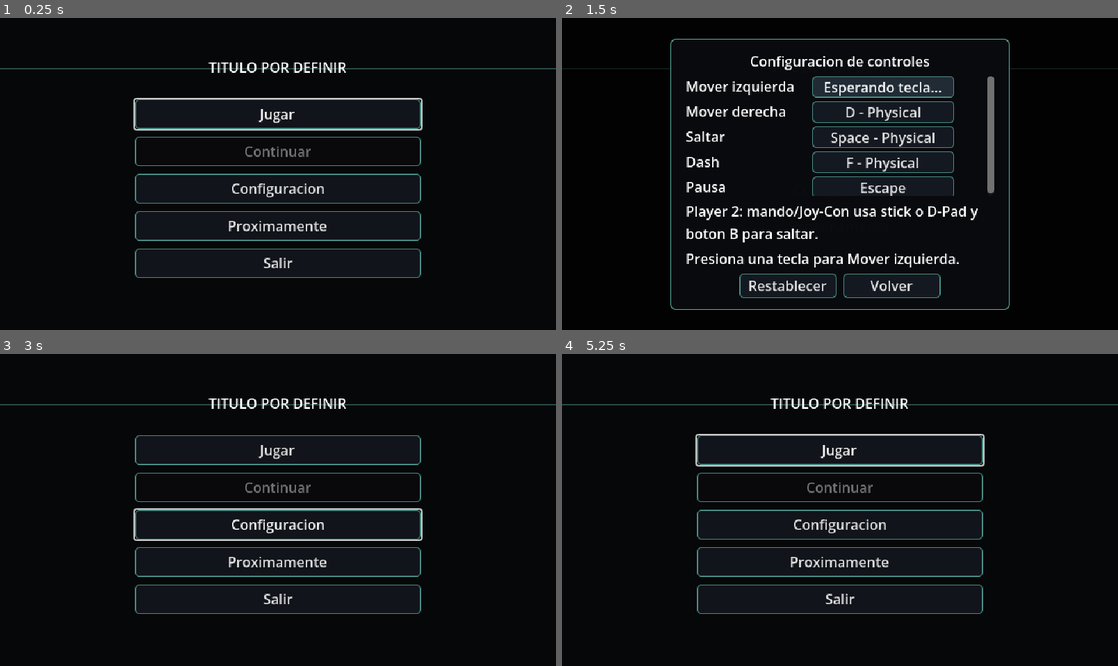
Above: before the commit, frames 1-4 (two rows, left to right).
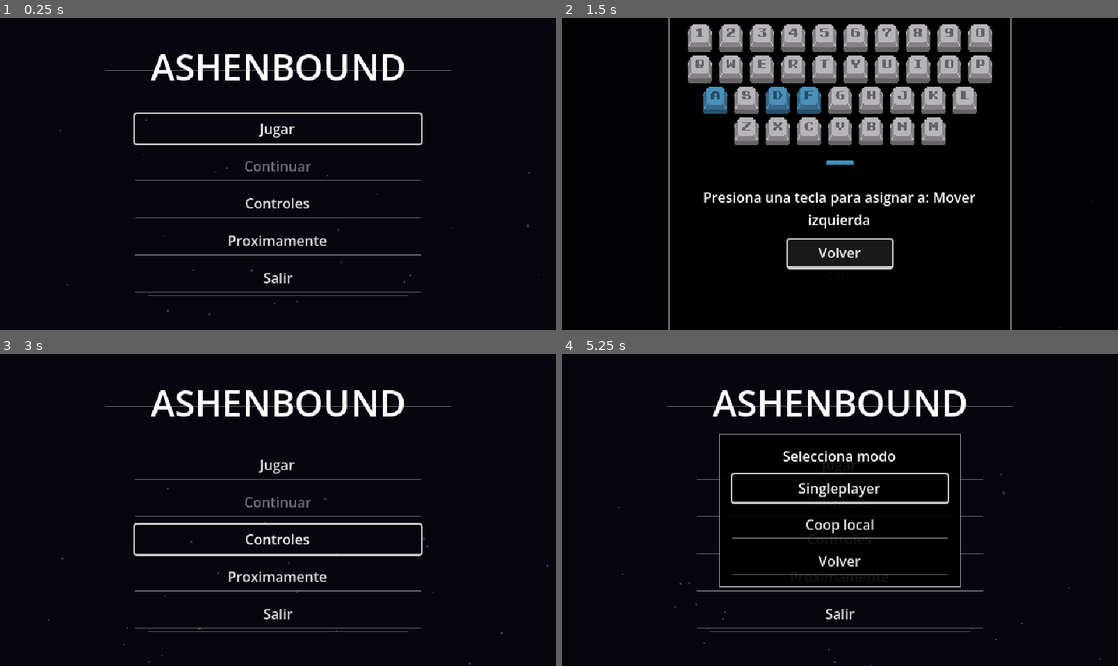
Above: after the commit, the same moments.

Repository: Kavmuri/version-1-metroidvania
Game: Godot game, scene res://UI/scenes/main_menu.tscn
Two runs of this game, one before a commit and one after it. Both use one fixed random seed, a clock stepped at 60 frames per second and the inputs below. Sound files missing from this copy of the repository are replaced by a short silence.
Inputs (mouse positions are in pixels of both pictures, inside the frame that each line leads up to):
- Up to frame 1 (0.25 s): no input
- Up to frame 2 (1.5 s): click "Configuracion" (after the commit: "Controles") at 0.5 s; click (884, 86) at 1.25 s, where only the run before the commit has a clickable "A - Physical"
- Up to frame 3 (3 s): click (322, 422) at 2 s, where only the run before the commit has a clickable "Esperando tecla..."; click "Volver" at 2.75 s
- Up to frame 4 (5.25 s): click "Jugar" at 3.5 s; click "Jugar" at 4.25 s; click "Proximamente" at 5 s

The runs differ from the first frame. In frame 1, 7.5% of the frame differs, in the area x 0-100%, y 11-99%; in frame 2, 26%, in the area x 19-81%, y 0-100%; in frame 3, 7.6%; in frame 4, 18%.

Commit message:
Redesign UI to Ashenbound style, add visual keyboard controls, and area transition
- Updated Main Menu with black background, glow, purple particles, and "Ashenbound" title.
- Replaced configuration menu with a functional visual QWERTY keyboard using provided assets.
- Set 'DungeonFont.ttf' as the global font via a new Main Theme.
- Added 'fade_to_black' transition trigger to the end of Area_1_2.

Co-authored-by: Kavmuri <151587029+Kavmuri@users.noreply.github.com>

Diff:
--- /dev/null
+++ b/Tileset/area1/area_1_2.gd
@@ -0,0 +1,14 @@
+extends Node2D
+
+@onready var transition_rect = $TransitionLayer/ColorRect
+@onready var animation_player = $TransitionLayer/AnimationPlayer
+@onready var player = $Player1
+
+func _ready():
+	transition_rect.color.a = 0
+	$TransitionTrigger.body_entered.connect(_on_transition_trigger_entered)
+
+func _on_transition_trigger_entered(body):
+	# Using 'Player' class name if it exists, otherwise checking for group or script
+	if body.name.begins_with("Player"):
+		animation_player.play("fade_to_black")
--- /dev/null
+++ b/UI/main_theme.tres
@@ -0,0 +1,9 @@
+[gd_resource type="Theme" load_steps=2 format=3 uid="uid://d1g58v8v8v8v8"]
+
+[ext_resource type="FontFile" uid="uid://c6e435u5sdah0" path="res://UI/DungeonFont.ttf" id="1_font"]
+
+[resource]
+default_font = ExtResource("1_font")
+default_font_size = 18
+Label/colors/font_color = Color(0.9, 0.9, 0.9, 1)
+Button/font_sizes/font_size = 18
--- a/UI/scenes/controls_menu.tscn
+++ b/UI/scenes/controls_menu.tscn
@@ -11,136 +11,52 @@
 anchor_bottom = 1.0
 grow_horizontal = 2
 grow_vertical = 2
-color = Color(0, 0, 0, 0.68)
+color = Color(0, 0, 0, 0.75)
 
 [node name="Panel" type="PanelContainer" parent="."]
-custom_minimum_size = Vector2(392, 286)
 anchors_preset = 8
 anchor_left = 0.5
 anchor_top = 0.5
 anchor_right = 0.5
 anchor_bottom = 0.5
-offset_left = -196.0
-offset_top = -143.0
-offset_right = 196.0
-offset_bottom = 143.0
+offset_left = -250.0
+offset_top = -150.0
+offset_right = 250.0
+offset_bottom = 150.0
 grow_horizontal = 2
 grow_vertical = 2
 
 [node name="Content" type="VBoxContainer" parent="Panel"]
 layout_mode = 2
-theme_override_constants/separation = 6
+theme_override_constants/separation = 12
 
 [node name="Title" type="Label" parent="Panel/Content"]
 layout_mode = 2
-text = "Configuracion de controles"
+theme_override_font_sizes/font_size = 24
+text = "Controles"
 horizontal_alignment = 1
 
-[node name="Scroll" type="ScrollContainer" parent="Panel/Content"]
-custom_minimum_size = Vector2(0, 138)
+[node name="ActionSelector" type="OptionButton" parent="Panel/Content"]
+custom_minimum_size = Vector2(200, 32)
 layout_mode = 2
-horizontal_scroll_mode = 0
+size_flags_horizontal = 4
 
-[node name="Rows" type="VBoxContainer" parent="Panel/Content/Scroll"]
+[node name="Keyboard" type="VBoxContainer" parent="Panel/Content"]
 layout_mode = 2
-size_flags_horizontal = 3
 theme_override_constants/separation = 4
 
-[node name="MoveLeftRow" type="HBoxContainer" parent="Panel/Content/Scroll/Rows"]
+[node name="Status" type="Label" parent="Panel/Content"]
+custom_minimum_size = Vector2(0, 24)
 layout_mode = 2
-theme_override_constants/separation = 8
-
-[node name="Label" type="Label" parent="Panel/Content/Scroll/Rows/MoveLeftRow"]
-custom_minimum_size = Vector2(138, 24)
-layout_mode = 2
-text = "Mover izquierda"
-vertical_alignment = 1
-
-[node name="ActionButton" type="Button" parent="Panel/Content/Scroll/Rows/MoveLeftRow"]
-custom_minimum_size = Vector2(164, 24)
-layout_mode = 2
-text = "A"
-
-[node name="MoveRightRow" type="HBoxContainer" parent="Panel/Content/Scroll/Rows"]
-layout_mode = 2
-theme_override_constants/separation = 8
-
-[node name="Label" type="Label" parent="Panel/Content/Scroll/Rows/MoveRightRow"]
-custom_minimum_size = Vector2(138, 24)
-layout_mode = 2
-text = "Mover derecha"
-vertical_alignment = 1
-
-[node name="ActionButton" type="Button" parent="Panel/Content/Scroll/Rows/MoveRightRow"]
-custom_minimum_size = Vector2(164, 24)
-layout_mode = 2
-text = "D"
-
-[node name="JumpRow" type="HBoxContainer" parent="Panel/Content/Scroll/Rows"]
-layout_mode = 2
-theme_override_constants/separation = 8
-
-[node name="Label" type="Label" parent="Panel/Content/Scroll/Rows/JumpRow"]
-custom_minimum_size = Vector2(138, 24)
-layout_mode = 2
-text = "Saltar"
-vertical_alignment = 1
-
-[node name="ActionButton" type="Button" parent="Panel/Content/Scroll/Rows/JumpRow"]
-custom_minimum_size = Vector2(164, 24)
-layout_mode = 2
-text = "Space"
-
-[node name="DashRow" type="HBoxContainer" parent="Panel/Content/Scroll/Rows"]
-layout_mode = 2
-theme_override_constants/separation = 8
-
-[node name="Label" type="Label" parent="Panel/Content/Scroll/Rows/DashRow"]
-custom_minimum_size = Vector2(138, 24)
-layout_mode = 2
-text = "Dash"
-vertical_alignment = 1
-
-[node name="ActionButton" type="Button" parent="Panel/Content/Scroll/Rows/DashRow"]
-custom_minimum_size = Vector2(164, 24)
-layout_mode = 2
-text = "F"
-
-[node name="PauseRow" type="HBoxContainer" parent="Panel/Content/Scroll/Rows"]
-layout_mode = 2
-theme_override_constants/separation = 8
-
-[node name="Label" type="Label" parent="Panel/Content/Scroll/Rows/PauseRow"]
-custom_minimum_size = Vector2(138, 24)
-layout_mode = 2
-text = "Pausa"
-vertical_alignment = 1
-
-[node name="ActionButton" type="Button" parent="Panel/Content/Scroll/Rows/PauseRow"]
-custom_minimum_size = Vector2(164, 24)
-layout_mode = 2
-text = "Escape"
-
-[node name="JoyInfo" type="Label" parent="Panel/Content"]
-layout_mode = 2
-text = "Player 2: mando/Joy-Con usa stick o D-Pad y boton B para saltar."
+text = "Presiona una tecla para asignar"
+horizontal_alignment = 1
 autowrap_mode = 2
-
-[node name="Status" type="Label" parent="Panel/Content"]
-custom_minimum_size = Vector2(0, 20)
-layout_mode = 2
 
 [node name="Actions" type="HBoxContainer" parent="Panel/Content"]
 layout_mode = 2
 alignment = 1
-theme_override_constants/separation = 8
-
-[node name="ResetButton" type="Button" parent="Panel/Content/Actions"]
-custom_minimum_size = Vector2(112, 28)
-layout_mode = 2
-text = "Restablecer"
 
 [node name="BackButton" type="Button" parent="Panel/Content/Actions"]
-custom_minimum_size = Vector2(112, 28)
+custom_minimum_size = Vector2(120, 32)
 layout_mode = 2
 text = "Volver"
--- a/UI/scenes/main_menu.tscn
+++ b/UI/scenes/main_menu.tscn
@@ -19,16 +19,82 @@
 anchor_bottom = 1.0
 grow_horizontal = 2
 grow_vertical = 2
-color = Color(0.025, 0.027, 0.035, 1)
+color = Color(0, 0, 0, 1)
 
-[node name="AccentTop" type="ColorRect" parent="."]
+[node name="LightGlow" type="ColorRect" parent="."]
 layout_mode = 1
-anchors_preset = 10
+anchors_preset = 15
 anchor_right = 1.0
-offset_top = 58.0
-offset_bottom = 59.0
+anchor_bottom = 1.0
 grow_horizontal = 2
-color = Color(0.42, 0.78, 0.72, 0.35)
+grow_vertical = 2
+color = Color(0.15, 0.1, 0.25, 0.2)
+
+[node name="Particles" type="CPUParticles2D" parent="."]
+position = Vector2(321, 380)
+amount = 30
+lifetime = 5.0
+preprocess = 5.0
+speed_scale = 0.6
+emission_shape = 3
+emission_rect_extents = Vector2(320, 1)
+direction = Vector2(0, -1)
+spread = 15.0
+gravity = Vector2(0, 0)
+initial_velocity_min = 30.0
+initial_velocity_max = 60.0
+scale_amount_min = 1.0
+scale_amount_max = 2.5
+color = Color(0.7, 0.4, 0.9, 0.4)
+
+[node name="DecorUpper" type="Control" parent="."]
+layout_mode = 1
+anchors_preset = 5
+anchor_left = 0.5
+anchor_right = 0.5
+offset_left = -200.0
+offset_top = 40.0
+offset_right = 200.0
+offset_bottom = 80.0
+grow_horizontal = 2
+
+[node name="Line" type="ColorRect" parent="DecorUpper"]
+layout_mode = 1
+anchors_preset = 14
+anchor_top = 0.5
+anchor_right = 1.0
+anchor_bottom = 0.5
+offset_top = -0.5
+offset_bottom = 0.5
+grow_horizontal = 2
+grow_vertical = 2
+color = Color(1, 1, 1, 0.4)
+
+[node name="DecorLower" type="Control" parent="."]
+layout_mode = 1
+anchors_preset = 7
+anchor_left = 0.5
+anchor_top = 1.0
+anchor_right = 0.5
+anchor_bottom = 1.0
+offset_left = -150.0
+offset_top = -60.0
+offset_right = 150.0
+offset_bottom = -20.0
+grow_horizontal = 2
+grow_vertical = 0
+
+[node name="Line" type="ColorRect" parent="DecorLower"]
+layout_mode = 1
+anchors_preset = 14
+anchor_top = 0.5
+anchor_right = 1.0
+anchor_bottom = 0.5
+offset_top = -0.5
+offset_bottom = 0.5
+grow_horizontal = 2
+grow_vertical = 2
+color = Color(1, 1, 1, 0.3)
 
 [node name="Center" type="VBoxContainer" parent="."]
 custom_minimum_size = Vector2(330, 0)
@@ -41,7 +107,8 @@
 
 [node name="Title" type="Label" parent="Center"]
 layout_mode = 2
-text = "TITULO POR DEFINIR"
+theme_override_font_sizes/font_size = 42
+text = "ASHENBOUND"
 horizontal_alignment = 1
 
 [node name="Spacer" type="Control" parent="Center"]
@@ -61,7 +128,7 @@
 [node name="ConfigButton" type="Button" parent="Center"]
 custom_minimum_size = Vector2(330, 34)
 layout_mode = 2
-text = "Configuracion"
+text = "Controles"
 
 [node name="SoonButton" type="Button" parent="Center"]
 custom_minimum_size = Vector2(330, 34)
--- a/UI/scripts/controls_menu.gd
+++ b/UI/scripts/controls_menu.gd
@@ -11,148 +11,158 @@
 	"pause_game": "Pausa"
 }
 
-var _buttons: Dictionary = {}
+# QWERTY Layout rows
+const KEYBOARD_LAYOUT = [
+	["1", "2", "3", "4", "5", "6", "7", "8", "9", "0"],
+	["Q", "W", "E", "R", "T", "Y", "U", "I", "O", "P"],
+	["A", "S", "D", "F", "G", "H", "J", "K", "L"],
+	["Z", "X", "C", "V", "B", "N", "M"],
+	["SPACE"]
+]
+
+const PHYSICAL_TO_KEYNAME = {
+	KEY_1: "1", KEY_2: "2", KEY_3: "3", KEY_4: "4", KEY_5: "5",
+	KEY_6: "6", KEY_7: "7", KEY_8: "8", KEY_9: "9", KEY_0: "0",
+	KEY_Q: "Q", KEY_W: "W", KEY_E: "E", KEY_R: "R", KEY_T: "T",
+	KEY_Y: "Y", KEY_U: "U", KEY_I: "I", KEY_O: "O", KEY_P: "P",
+	KEY_A: "A", KEY_S: "S", KEY_D: "D", KEY_F: "F", KEY_G: "G",
+	KEY_H: "H", KEY_J: "J", KEY_K: "K", KEY_L: "L",
+	KEY_Z: "Z", KEY_X: "X", KEY_C: "C", KEY_V: "V", KEY_B: "B",
+	KEY_N: "N", KEY_M: "M", KEY_SPACE: "SPACE"
+}
+
 var _waiting_action: String = ""
+var _visual_keys: Dictionary = {} # Key name -> TextureRect/Control
 
 @onready var _panel: PanelContainer = $Panel
-@onready var _scroll: ScrollContainer = $Panel/Content/Scroll
+@onready var _keyboard_container: VBoxContainer = $Panel/Content/Keyboard
 @onready var _status: Label = $Panel/Content/Status
-@onready var _reset_button: Button = $Panel/Content/Actions/ResetButton
 @onready var _back_button: Button = $Panel/Content/Actions/BackButton
+@onready var _action_selector: OptionButton = $Panel/Content/ActionSelector
 
 func _ready() -> void:
 	process_mode = Node.PROCESS_MODE_ALWAYS
 	layer = 60
 	visible = false
-	_cache_buttons()
+	_build_keyboard()
 	_apply_styles()
-	_connect_buttons()
-	_refresh()
-	_center_panel()
+	_connect_signals()
+	_refresh_highlights()
+
+func _build_keyboard() -> void:
+	for row in KEYBOARD_LAYOUT:
+		var row_box = HBoxContainer.new()
+		row_box.alignment = BoxContainer.ALIGNMENT_CENTER
+		_keyboard_container.add_child(row_box)
+		for key_name in row:
+			var key_ctrl = TextureRect.new()
+			key_ctrl.custom_minimum_size = Vector2(32, 32)
+			key_ctrl.expand_mode = TextureRect.EXPAND_IGNORE_SIZE
+			key_ctrl.stretch_mode = TextureRect.STRETCH_KEEP_ASPECT_CENTERED
+
+			var tex_path = "res://UI/Light/Single PNGs/" + key_name + ".png"
+			if FileAccess.file_exists(tex_path):
+				key_ctrl.texture = load(tex_path)
+
+			row_box.add_child(key_ctrl)
+			_visual_keys[key_name] = key_ctrl
+
+func _connect_signals() -> void:
+	_back_button.pressed.connect(close_menu)
+	_action_selector.item_selected.connect(_on_action_selected)
+	for action in ACTIONS:
+		_action_selector.add_item(ACTION_LABELS[action])
 
 func open_menu() -> void:
-	_waiting_action = ""
 	visible = true
-	_refresh()
-	_status.text = "Selecciona una accion para reasignarla."
-	await get_tree().process_frame
-	_reset_scroll()
+	_waiting_action = ACTIONS[0]
+	_action_selector.select(0)
+	_status.text = "Presiona una tecla para asignar a: " + ACTION_LABELS[_waiting_action]
 	_center_panel()
-	var first_button = _buttons.get("move_left") as Button
-	if first_button != null:
-		first_button.grab_focus()
+	_back_button.grab_focus()
 
 func close_menu() -> void:
 	AudioManager.play_sfx(&"ui_back")
-	_waiting_action = ""
 	visible = false
 	closed.emit()
+
+func _on_action_selected(index: int) -> void:
+	_waiting_action = ACTIONS[index]
+	_status.text = "Presiona una tecla para asignar a: " + ACTION_LABELS[_waiting_action]
 
 func _input(event: InputEvent) -> void:
 	if not visible:
 		return
 
-	if _waiting_action != "":
-		if event is InputEventKey and event.pressed and not event.echo:
-			if not GameManager.is_keyboard_action_allowed(_waiting_action, event.physical_keycode):
-				_status.text = "Las flechas no se usan. Usa WASD para movimiento."
+	if event is InputEventKey:
+		var key_name = PHYSICAL_TO_KEYNAME.get(event.physical_keycode, "")
+		if key_name != "":
+			var visual_key = _visual_keys.get(key_name)
+			if visual_key:
+				if event.pressed:
+					visual_key.modulate = Color(1, 0.2, 0.2) # Highlight red when pressed
+					if _waiting_action != "":
+						if GameManager.is_keyboard_action_allowed(_waiting_action, event.physical_keycode):
+							GameManager.set_keyboard_action(_waiting_action, event.physical_keycode)
+							GameManager.save_controls()
+							_status.text = ACTION_LABELS[_waiting_action] + " guardado en " + key_name
+							_refresh_highlights()
+						else:
+							_status.text = "Tecla no permitida para esta accion."
+				else:
+					visual_key.modulate = Color(1, 1, 1)
+
+		if event.pressed and (event.is_action_pressed("ui_cancel") or event.is_action_pressed("pause_game")):
+			if get_viewport().gui_get_focus_owner() == _back_button:
+				close_menu()
 				get_viewport().set_input_as_handled()
-				return
-			GameManager.set_keyboard_action(_waiting_action, event.physical_keycode)
-			GameManager.save_controls()
-			_waiting_action = ""
-			_refresh()
-			_status.text = "Control guardado."
-			get_viewport().set_input_as_handled()
-		return
+			else:
+				_back_button.grab_focus()
 
-	if event.is_action_pressed("ui_cancel") or event.is_action_pressed("pause_game"):
-		close_menu()
-		get_viewport().set_input_as_handled()
+func _refresh_highlights() -> void:
+	# Reset all colors first
+	for k in _visual_keys:
+		_visual_keys[k].self_modulate = Color(1, 1, 1)
 
-func _cache_buttons() -> void:
-	_buttons = {
-		"move_left": $Panel/Content/Scroll/Rows/MoveLeftRow/ActionButton,
-		"move_right": $Panel/Content/Scroll/Rows/MoveRightRow/ActionButton,
-		"jump": $Panel/Content/Scroll/Rows/JumpRow/ActionButton,
-		"dash": $Panel/Content/Scroll/Rows/DashRow/ActionButton,
-		"pause_game": $Panel/Content/Scroll/Rows/PauseRow/ActionButton
-	}
+	# Highlight currently bound keys for all actions
+	for action in ACTIONS:
+		var keycode = _get_keycode_for_action(action)
+		var key_name = PHYSICAL_TO_KEYNAME.get(keycode, "")
+		if key_name != "" and _visual_keys.has(key_name):
+			_visual_keys[key_name].self_modulate = Color(0.4, 0.8, 1.0) # Light blue for bound keys
 
-func _connect_buttons() -> void:
-	for action in ACTIONS:
-		var button = _buttons[action] as Button
-		button.pressed.connect(_begin_rebind.bind(action))
-	_reset_button.pressed.connect(_on_reset_pressed)
-	_back_button.pressed.connect(close_menu)
-
-func _begin_rebind(action: String) -> void:
-	AudioManager.play_sfx(&"ui_confirm")
-	_waiting_action = action
-	_status.text = "Presiona una tecla para " + ACTION_LABELS[action] + "."
-	_refresh()
-
-func _on_reset_pressed() -> void:
-	AudioManager.play_sfx(&"ui_confirm")
-	GameManager.reset_controls()
-	_waiting_action = ""
-	_refresh()
-	_status.text = "Controles restablecidos."
-
-func _refresh() -> void:
-	for action in ACTIONS:
-		var button = _buttons.get(action) as Button
-		if button == null:
-			continue
-		if _waiting_action == action:
-			button.text = "Esperando tecla..."
-		else:
-			button.text = GameManager.get_action_display(action)
+func _get_keycode_for_action(action_name: String) -> int:
+	for event in InputMap.action_get_events(action_name):
+		if event is InputEventKey:
+			return event.physical_keycode
+	return 0
 
 func _apply_styles() -> void:
 	_panel.add_theme_stylebox_override("panel", _panel_style())
-	for button in _buttons.values() + [_reset_button, _back_button]:
-		button.add_theme_stylebox_override("normal", _button_style(Color(0.08, 0.1, 0.13)))
-		button.add_theme_stylebox_override("hover", _button_style(Color(0.13, 0.17, 0.21)))
-		button.add_theme_stylebox_override("pressed", _button_style(Color(0.04, 0.08, 0.10)))
+	_back_button.add_theme_stylebox_override("normal", _button_style())
 
 func _panel_style() -> StyleBoxFlat:
 	var style = StyleBoxFlat.new()
-	style.bg_color = Color(0.035, 0.04, 0.055, 0.96)
-	style.border_color = Color(0.42, 0.78, 0.72, 0.88)
+	style.bg_color = Color(0, 0, 0, 0.9)
+	style.border_color = Color(1, 1, 1, 0.5)
 	style.border_width_left = 1
 	style.border_width_top = 1
 	style.border_width_right = 1
 	style.border_width_bottom = 1
-	style.corner_radius_top_left = 6
-	style.corner_radius_top_right = 6
-	style.corner_radius_bottom_left = 6
-	style.corner_radius_bottom_right = 6
-	style.content_margin_left = 18
-	style.content_margin_right = 18
-	style.content_margin_top = 14
-	style.content_margin_bottom = 14
+	style.content_margin_left = 20
+	style.content_margin_right = 20
+	style.content_margin_top = 20
+	style.content_margin_bottom = 20
 	return style
 
-func _button_style(color: Color) -> StyleBoxFlat:
+func _button_style() -> StyleBoxFlat:
 	var style = StyleBoxFlat.new()
-	style.bg_color = color
-	style.border_color = Color(0.36, 0.68, 0.64, 0.8)
-	style.border_width_left = 1
-	style.border_width_top = 1
-	style.border_width_right = 1
-	style.border_width_bottom = 1
-	style.corner_radius_top_left = 4
-	style.corner_radius_top_right = 4
-	style.corner_radius_bottom_left = 4
-	style.corner_radius_bottom_right = 4
+	style.bg_color = Color(0.1, 0.1, 0.1, 1)
+	style.border_color = Color(0.8, 0.8, 0.8, 1)
+	style.border_width_bottom = 2
 	return style
 
 func _center_panel() -> void:
 	var viewport_size = get_viewport().get_visible_rect().size
 	_panel.reset_size()
 	_panel.position = (viewport_size - _panel.size) * 0.5
-
-func _reset_scroll() -> void:
-	_scroll.scroll_vertical = 0
-	_scroll.scroll_horizontal = 0
--- a/UI/scripts/main_menu.gd
+++ b/UI/scripts/main_menu.gd
@@ -144,30 +144,20 @@
 
 func _button_style(color: Color) -> StyleBoxFlat:
 	var style = StyleBoxFlat.new()
-	style.bg_color = color
-	style.border_color = Color(0.35, 0.67, 0.63, 0.82)
+	style.bg_color = Color(0, 0, 0, 0)
+	style.border_color = Color(0.8, 0.8, 0.8, 0.5)
+	style.border_width_bottom = 1
+	style.draw_center = false
+	return style
+
+func _panel_style() -> StyleBoxFlat:
+	var style = StyleBoxFlat.new()
+	style.bg_color = Color(0, 0, 0, 0.9)
+	style.border_color = Color(1, 1, 1, 0.6)
 	style.border_width_left = 1
 	style.border_width_top = 1
 	style.border_width_right = 1
 	style.border_width_bottom = 1
-	style.corner_radius_top_left = 4
-	style.corner_radius_top_right = 4
-	style.corner_radius_bottom_left = 4
-	style.corner_radius_bottom_right = 4
-	return style
-
-func _panel_style() -> StyleBoxFlat:
-	var style = StyleBoxFlat.new()
-	style.bg_color = Color(0.035, 0.04, 0.055, 0.97)
-	style.border_color = Color(0.42, 0.78, 0.72, 0.9)
-	style.border_width_left = 1
-	style.border_width_top = 1
-	style.border_width_right = 1
-	style.border_width_bottom = 1
-	style.corner_radius_top_left = 6
-	style.corner_radius_top_right = 6
-	style.corner_radius_bottom_left = 6
-	style.corner_radius_bottom_right = 6
 	style.content_margin_left = 16
 	style.content_margin_right = 16
 	style.content_margin_top = 14
--- a/project.godot
+++ b/project.godot
@@ -11,6 +11,7 @@
 [application]
 
 config/name="Version1Metroidvania"
+config/theme="res://UI/main_theme.tres"
 run/main_scene="res://UI/scenes/main_menu.tscn"
 config/features=PackedStringArray("4.6", "Forward Plus")
 boot_splash/bg_color=Color(0.44705883, 0.12941177, 0.53333336, 1)
Not shown, changed: Tileset/area1/area_1_2.tscn
